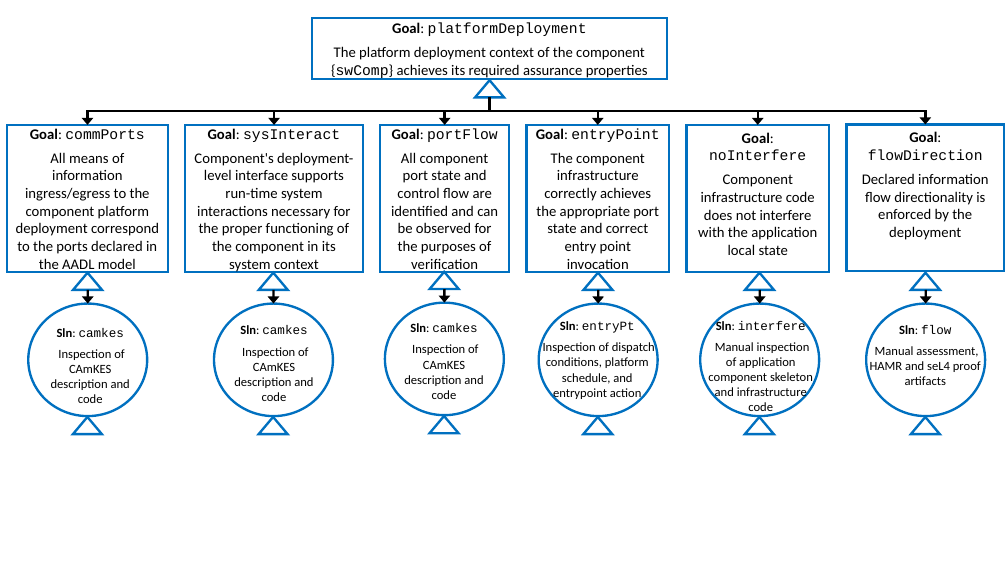
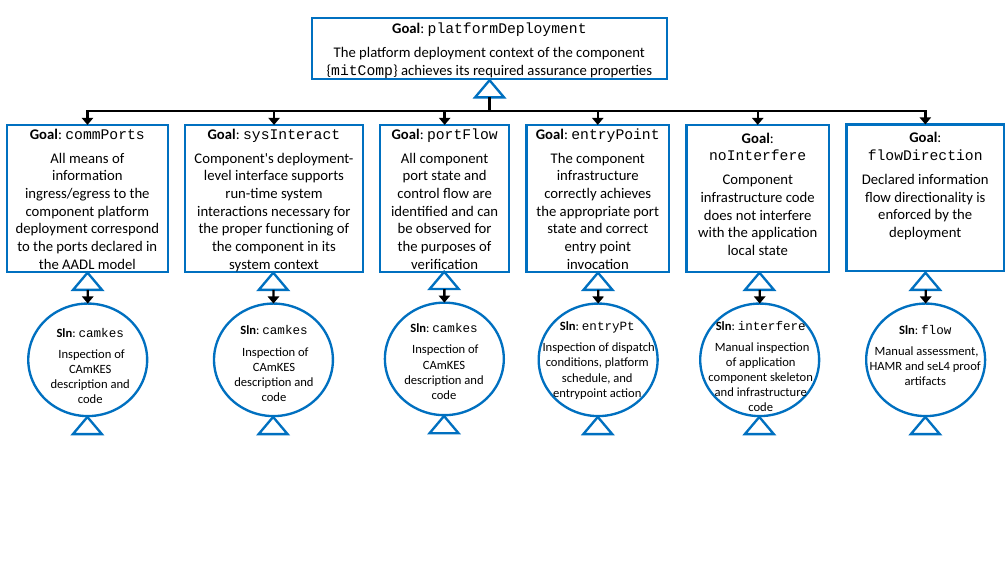
Before and after one commit to iamundson/case-assurance-pattern, a slide deck: slide 12 of figs/figures.pptx. Drawn at 1008x567 pixels with LibreOffice and Linux fonts; fonts in the diff are those of the drawing. Boxes give left, top, right and bottom in pixels: in the first picture for what was removed or moved away, otherwise in the second. Text is boxed around its words. In the diff, an @@ line names an element or a change of style, - is before the commit and + after.

```diff
--- a/figs/figures.pptx
+++ b/figs/figures.pptx
@@ text in rounded rectangle at (327, 46, 652, 79): text changed @@
-The platform deployment context of the component {swComp} achieves its required assurance properties
+The platform deployment context of the component {mitComp} achieves its required assurance properties
```
Also in this commit, not shown: 6 other slides changed, 9 other files.
